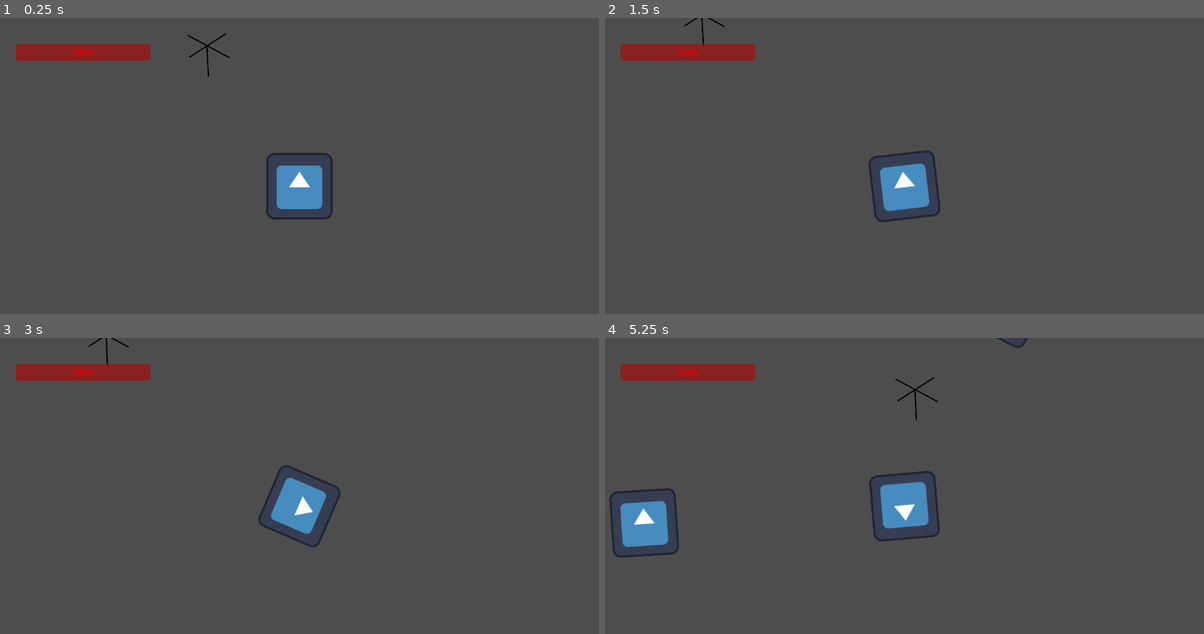
Above: before the commit, frames 1-4 (two rows, left to right).
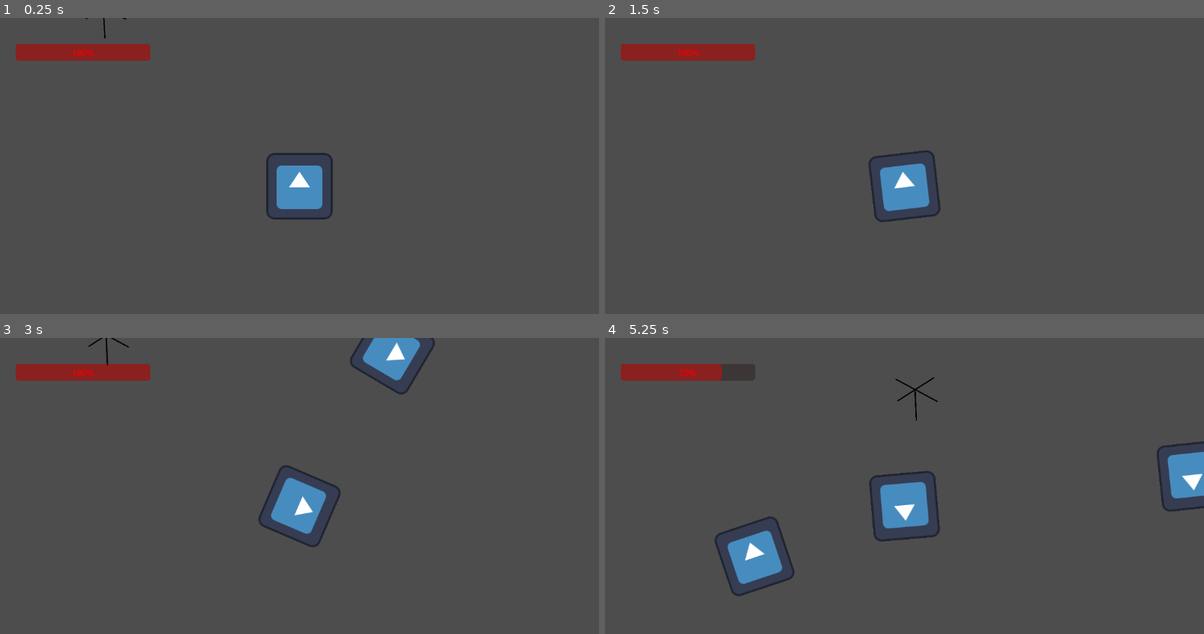
Above: after the commit, the same moments.

Repository: DanikShch/Game
Game: Godot game, scene res://Level/level.tscn
The game is run twice, just before and just after one commit, with the same random seed, the same clock (stepped at 60 frames per second) and the same inputs. The engine's default icon, where the game draws it, is replaced by a stand-in: a white triangle on a blue panel in a dark square.
Inputs (mouse positions are in pixels of both pictures, inside the frame that each line leads up to):
- Up to frame 1 (0.25 s): no input
- Up to frame 2 (1.5 s): tap Enter at 0.5 s; move the mouse to (1036, 168) at 0.52 s; press the mouse at (1036, 168) at 0.53 s; hold D (right) 0.53-1.28 s; move the mouse to (784, 204) at 1.27 s; release the mouse at (784, 204) at 1.28 s; hold S (down) from 1.28 s (still down); click (784, 204) at 1.35 s
- Up to frame 3 (3 s): tap Space at 2 s; move the mouse to (359, 432) at 2.02 s; release S (down) at 2.03 s; press the mouse at (359, 432) at 2.03 s; hold D (right) 2.03-2.78 s; tap Mouse wheel down (weapon_change_down) at 2.1 s; tap Enter at 2.75 s; move the mouse to (269, 574) at 2.77 s; release the mouse at (269, 574) at 2.78 s; hold W (up) from 2.78 s (still down); tap Mouse wheel up (weapon_change_up) at 2.85 s
- Up to frame 4 (5.25 s): click (874, 574) at 3.05 s; move the mouse to (1084, 557) at 3.52 s; release W (up) at 3.53 s; press the mouse at (1084, 557) at 3.53 s; hold A (left) 3.53-5.03 s; move the mouse to (724, 456) at 4.27 s; release the mouse at (724, 456) at 4.28 s; click (724, 456) at 4.35 s; move the mouse to (934, 506) at 5.02 s; press the mouse at (934, 506) at 5.03 s; hold S (down) from 5.03 s (still down); tap Mouse wheel down (weapon_change_down) at 5.1 s

The runs differ from the first frame. In frame 1, 0.1% of the frame differs, in the area x 14-39%, y 0-20%; in frame 2, less than 0.1%; in frame 3, 1.2%; in frame 4, 4.4%, in the area x 0-100%, y 0-88%.

Commit message:
Добавлена турель(надо тестить)

Diff:
--- a/Enemy/enemy.tscn
+++ b/Enemy/enemy.tscn
@@ -6,8 +6,6 @@
 [sub_resource type="RectangleShape2D" id="RectangleShape2D_h61oy"]
 
 [node name="Enemy" type="CharacterBody2D" groups=["Enemy"]]
-collision_layer = 4
-collision_mask = 9
 script = ExtResource("1_2daeb")
 
 [node name="Sprite2D" type="Sprite2D" parent="."]
--- a/Gun/hub_gun.gd
+++ b/Gun/hub_gun.gd
@@ -4,9 +4,10 @@
 var shoot_delay = 0.5
 var reload_time = 5
 var magazine_size = 120
-var current_ammo = 3
+var current_ammo = 120
 var range_value = 5000
-var enabele = false
+var enable = false
+var ready_to_shoot = true
 var body = []
 
 
@@ -14,7 +15,24 @@
 
 
 func _physics_process(delta):
-	body = $Area2D.get_overlapping_bodies()
-	for enemy in body:
-		if enemy.is_in_group("Enemy"):
-			print("enemy")
+	if enable && ready_to_shoot:
+		body = $Area2D.get_overlapping_bodies()
+		for enemy in body:
+			if enemy.is_in_group("Enemy"):
+				print(enemy)
+				shoot(enemy)
+
+
+
+func shoot(enemy):
+	if current_ammo > 0:
+		enemy.take_damage(damage)
+		current_ammo = current_ammo - 1
+		ready_to_shoot = false
+		await get_tree().create_timer(shoot_delay).timeout
+		ready_to_shoot = true
+	else:
+		ready_to_shoot = false
+		await get_tree().create_timer(reload_time).timeout
+		current_ammo = 120
+		ready_to_shoot = true
--- a/Gun/hub_gun.tscn
+++ b/Gun/hub_gun.tscn
@@ -27,3 +27,6 @@
 scale = Vector2(42.515, 42.515)
 shape = SubResource("CircleShape2D_v8d3p")
 one_way_collision = true
+
+[connection signal="area_entered" from="Area2D" to="." method="_on_area_2d_area_entered"]
+[connection signal="area_exited" from="Area2D" to="." method="_on_area_2d_area_exited"]
--- /dev/null
+++ b/Level/hub.tscn
@@ -0,0 +1,29 @@
+[gd_scene load_steps=3 format=3 uid="uid://50inqa1tguly"]
+
+[ext_resource type="PackedScene" uid="uid://cobv47r50xvm2" path="res://Gun/hub_gun.tscn" id="1_f3djw"]
+
+[sub_resource type="RectangleShape2D" id="RectangleShape2D_gcy4v"]
+size = Vector2(2.00002, 561)
+
+[node name="hub" type="StaticBody2D"]
+position = Vector2(875, 260)
+
+[node name="CollisionShape2D" type="CollisionShape2D" parent="."]
+position = Vector2(-284, 6)
+shape = SubResource("RectangleShape2D_gcy4v")
+
+[node name="CollisionShape2D2" type="CollisionShape2D" parent="."]
+position = Vector2(279, 6)
+shape = SubResource("RectangleShape2D_gcy4v")
+
+[node name="CollisionShape2D3" type="CollisionShape2D" parent="."]
+position = Vector2(-3, -272)
+rotation = -1.5708
+shape = SubResource("RectangleShape2D_gcy4v")
+
+[node name="CollisionShape2D4" type="CollisionShape2D" parent="."]
+position = Vector2(-3, 283)
+rotation = -1.5708
+shape = SubResource("RectangleShape2D_gcy4v")
+
+[node name="hub_gun" parent="." instance=ExtResource("1_f3djw")]
--- a/Level/level.tscn
+++ b/Level/level.tscn
@@ -1,9 +1,9 @@
-[gd_scene load_steps=8 format=3 uid="uid://cdr6m0mvlkowd"]
+[gd_scene load_steps=7 format=3 uid="uid://cdr6m0mvlkowd"]
 
 [ext_resource type="Script" path="res://Level/level.gd" id="1_211jd"]
 [ext_resource type="PackedScene" uid="uid://c74bp6ifb7uah" path="res://Player/player.tscn" id="1_j2dax"]
-[ext_resource type="PackedScene" uid="uid://cobv47r50xvm2" path="res://Gun/hub_gun.tscn" id="5_3m60n"]
 [ext_resource type="Script" path="res://Level/Control.gd" id="5_37mfa"]
+[ext_resource type="PackedScene" uid="uid://50inqa1tguly" path="res://Level/hub.tscn" id="5_l75ey"]
 [ext_resource type="PackedScene" uid="uid://d35rjiq367h7c" path="res://UI/UI.tscn" id="5_t08mf"]
 
 [sub_resource type="NavigationPolygon" id="NavigationPolygon_4mgbx"]
@@ -12,11 +12,13 @@
 outlines = Array[PackedVector2Array]([PackedVector2Array(-186, -540, 1694, -546, 1689, 965, -260, 965, -255, -546)])
 source_geometry_group_name = &"navigation_polygon_source_group"
 
-[sub_resource type="RectangleShape2D" id="RectangleShape2D_gcy4v"]
-size = Vector2(2.00002, 561)
-
 [node name="Level" type="Node2D"]
 script = ExtResource("1_211jd")
+
+[node name="hub" parent="." instance=ExtResource("5_l75ey")]
+position = Vector2(660, 186)
+collision_layer = 15
+collision_mask = 15
 
 [node name="Player" parent="." instance=ExtResource("1_j2dax")]
 position = Vector2(869, 333)
@@ -62,26 +64,3 @@
 
 [node name="NavigationRegion2D" type="NavigationRegion2D" parent="."]
 navigation_polygon = SubResource("NavigationPolygon_4mgbx")
-
-[node name="StaticBody2D" type="StaticBody2D" parent="."]
-position = Vector2(875, 260)
-
-[node name="CollisionShape2D" type="CollisionShape2D" parent="StaticBody2D"]
-position = Vector2(-284, 6)
-shape = SubResource("RectangleShape2D_gcy4v")
-
-[node name="CollisionShape2D2" type="CollisionShape2D" parent="StaticBody2D"]
-position = Vector2(279, 6)
-shape = SubResource("RectangleShape2D_gcy4v")
-
-[node name="CollisionShape2D3" type="CollisionShape2D" parent="StaticBody2D"]
-position = Vector2(-3, -272)
-rotation = -1.5708
-shape = SubResource("RectangleShape2D_gcy4v")
-
-[node name="CollisionShape2D4" type="CollisionShape2D" parent="StaticBody2D"]
-position = Vector2(-3, 283)
-rotation = -1.5708
-shape = SubResource("RectangleShape2D_gcy4v")
-
-[node name="hub_gun" parent="StaticBody2D" instance=ExtResource("5_3m60n")]
--- a/Player/player.tscn
+++ b/Player/player.tscn
@@ -9,8 +9,6 @@
 size = Vector2(128, 128)
 
 [node name="Player" type="CharacterBody2D"]
-collision_layer = 2
-collision_mask = 5
 script = ExtResource("1_l5uj8")
 
 [node name="Sprite2D" type="Sprite2D" parent="."]
